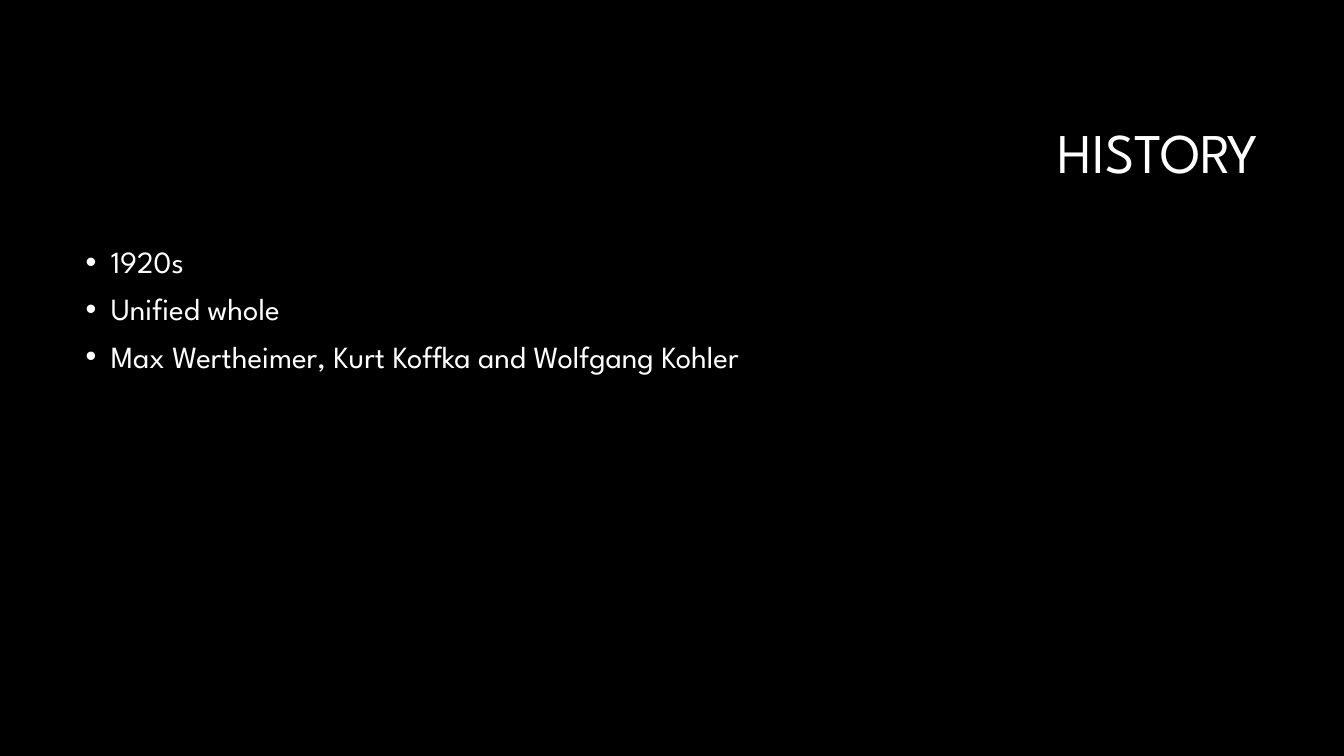
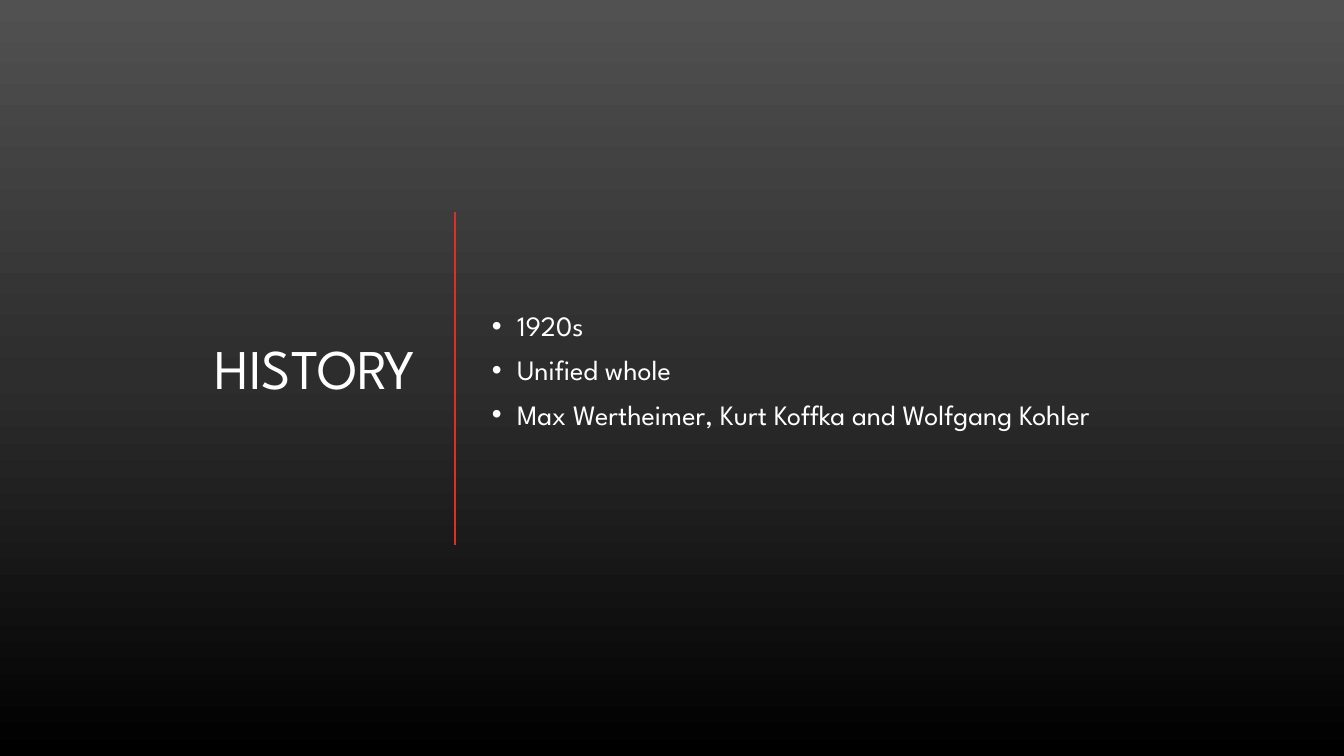
Before and after one commit to kemiller2002/gestalt, a slide deck: slide 2 of Gestalt.pptx. Drawn at 1344x756 pixels with LibreOffice and Linux fonts; fonts in the diff are those of the drawing; background and template pictures are left out. Boxes give left, top, right and bottom in pixels: in the first picture for what was removed or moved away, otherwise in the second. Text is boxed around its words. In the diff, an @@ line names an element or a change of style, - is before the commit and + after.

```diff
--- a/Gestalt.pptx
+++ b/Gestalt.pptx
@@ background #000000 to gradient #515151 to #2E2E2E to #000000 @@
@@ title "HISTORY": place and size @@
-title "HISTORY" at [1058,135,1258,174]
+title "HISTORY" at [215,351,415,390]
@@ text "1920s": place and size @@
-text "1920s" at [111,252,738,375]
+text "1920s" at [517,317,1089,431]
@@ text "1920s" at [517,317,1089,431]: size 22 to 20 pt; vertical alignment top to middle @@
@@ line added from (455, 212) to (455, 544), #DF2E28 1.5 pt @@
```
Also in this commit, not shown: 6 other slides changed, 2 slides added, 5 other files.
